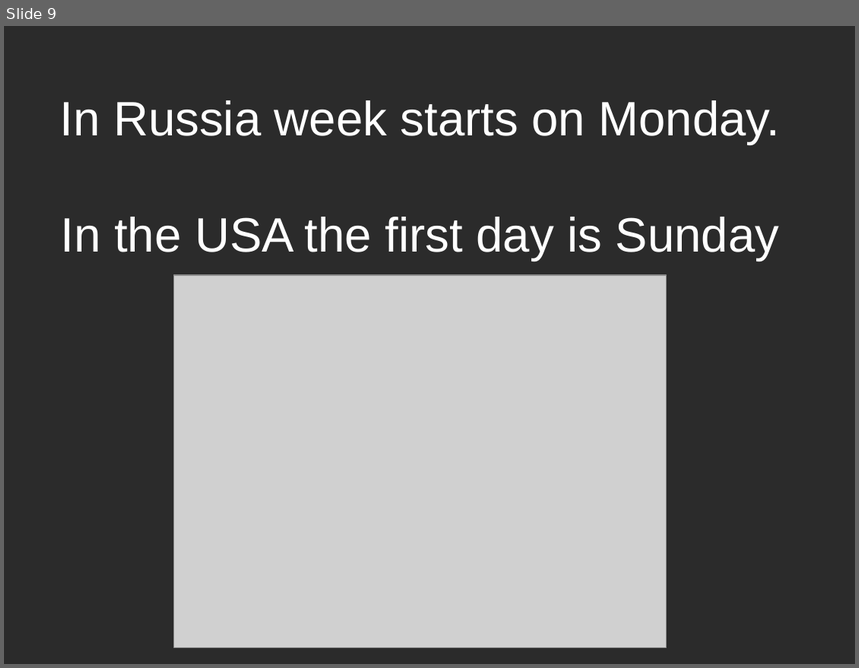
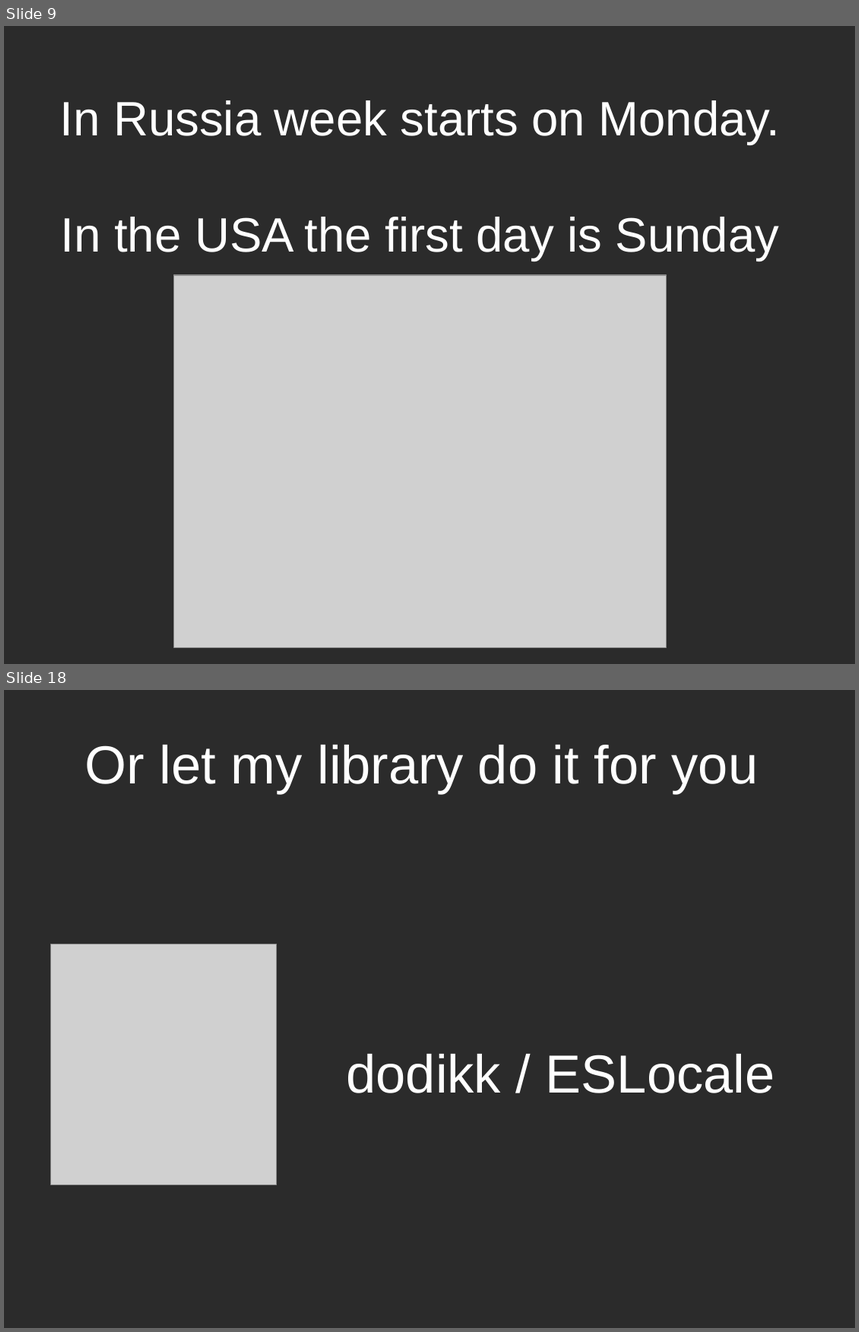
Before and after one commit to dodikk/ESLocale, a slide deck: article/slides/CalendarSqlite.odp. Shown one above the other, each under a label of ours: slide 9 before the commit, slides 9 and 18 after it; the slides between them are not shown. The pictures are 859x668 and 859x1332 pixels, drawn with LibreOffice and Linux fonts; fonts in the diff are those of the drawing; grey boxes stand for pictures; background and template pictures are left out; a plain dark background stands for a picture behind light text. Boxes give left, top, right and bottom in pixels: in the first picture for what was removed or moved away, otherwise in the second. Text is boxed around its words. In the diff, an @@ line names an element or a change of style, - is before the commit and + after.

```diff
--- a/article/slides/CalendarSqlite.odp
+++ b/article/slides/CalendarSqlite.odp
@@ slide 18 added at <box>4,690,855,1328</box>, background picture (left out) @@
@@ text added at <box>85,745,758,794</box>, 50 pt, text #FFFFFF @@
+Or let my library do it for you
@@ picture added at <box>51,944,277,1185</box> @@
@@ text added at <box>346,1054,775,1094</box>, 50 pt, text #FFFFFF @@
+dodikk / ESLocale
```
Also in this commit, not shown: 1 slide changed, 9 other slides added, 1 other file.
